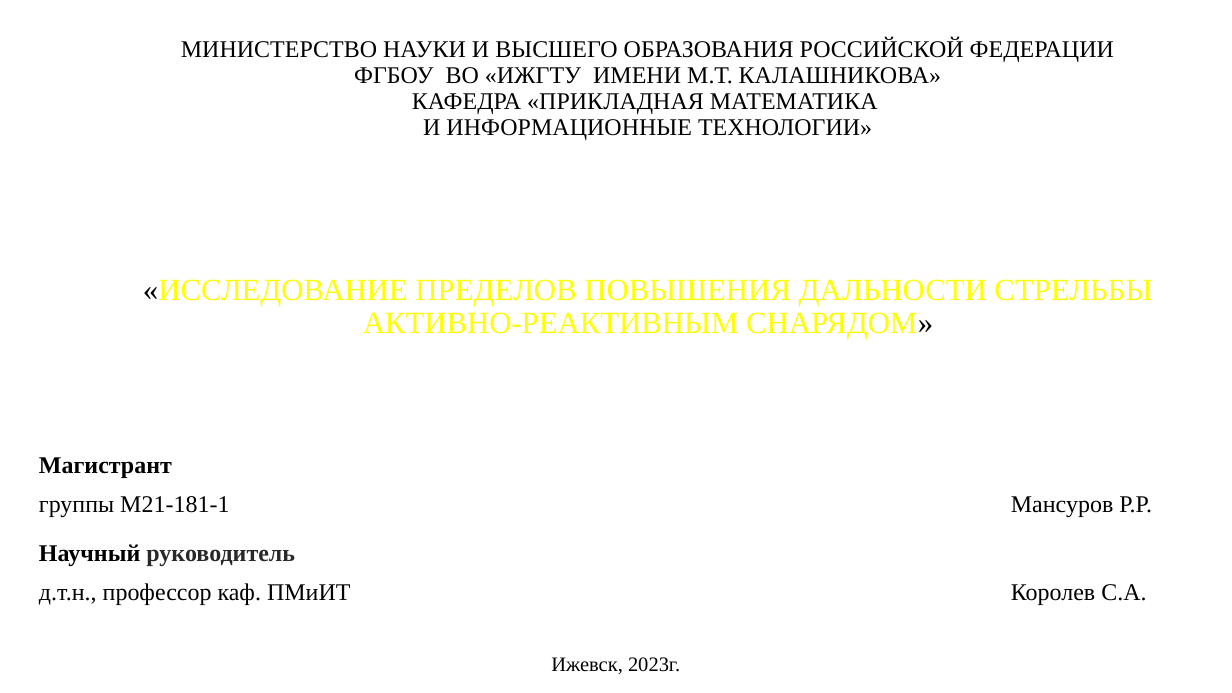
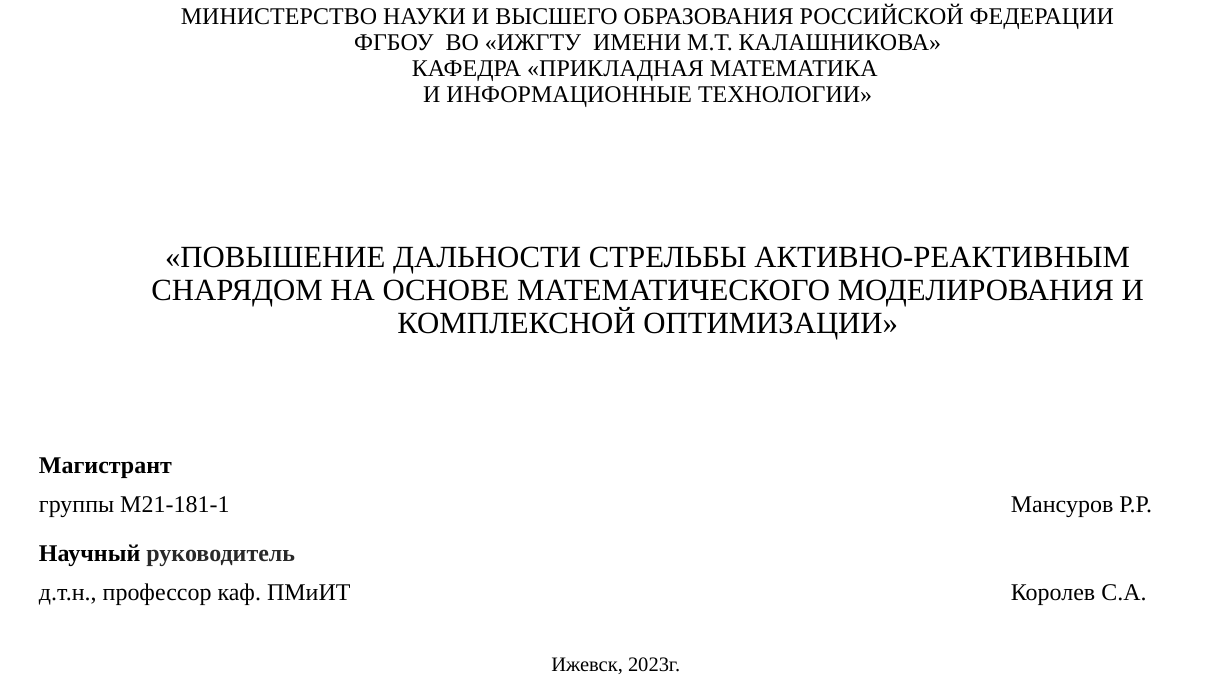
Before and after one commit to rustam-mansurov/cats, a slide deck: slide 1 of Мансуров Р.Р. — копия (2).pptx. Drawn at 1232x693 pixels with LibreOffice and Linux fonts; fonts in the diff are those of the drawing. Boxes give left, top, right and bottom in pixels: in the first picture for what was removed or moved away, otherwise in the second. Text is boxed around its words. In the diff, an @@ line names an element or a change of style, - is before the commit and + after.

```diff
--- a/Мансуров Р.Р. — копия (2).pptx
+++ b/Мансуров Р.Р. — копия (2).pptx
@@ title at (x1=151, y1=5, x2=1144, y2=339): text changed @@
-МИНИСТЕРСТВО НАУКИ И ВЫСШЕГО ОБРАЗОВАНИЯ РОССИЙСКОЙ ФЕДЕРАЦИИ
-ФГБОУ ВО «ИЖГТУ ИМЕНИ М.Т. КАЛАШНИКОВА»
-КАФЕДРА «ПРИКЛАДНАЯ МАТЕМАТИКА
-И ИНФОРМАЦИОННЫЕ ТЕХНОЛОГИИ»
-«ИССЛЕДОВАНИЕ ПРЕДЕЛОВ ПОВЫШЕНИЯ ДАЛЬНОСТИ СТРЕЛЬБЫ АКТИВНО-РЕАКТИВНЫМ СНАРЯДОМ»
+МИНИСТЕРСТВО НАУКИ И ВЫСШЕГО ОБРАЗОВАНИЯ РОССИЙСКОЙ ФЕДЕРАЦИИ
+ФГБОУ ВО «ИЖГТУ ИМЕНИ М.Т. КАЛАШНИКОВА»
+КАФЕДРА «ПРИКЛАДНАЯ МАТЕМАТИКА
+И ИНФОРМАЦИОННЫЕ ТЕХНОЛОГИИ»
+«ПОВЫШЕНИЕ ДАЛЬНОСТИ СТРЕЛЬБЫ АКТИВНО-РЕАКТИВНЫМ СНАРЯДОМ НА ОСНОВЕ МАТЕМАТИЧЕСКОГО МОДЕЛИРОВАНИЯ И КОМПЛЕКСНОЙ ОПТИМИЗАЦИИ»
```
Also in this commit, not shown: 15 other slides changed.
